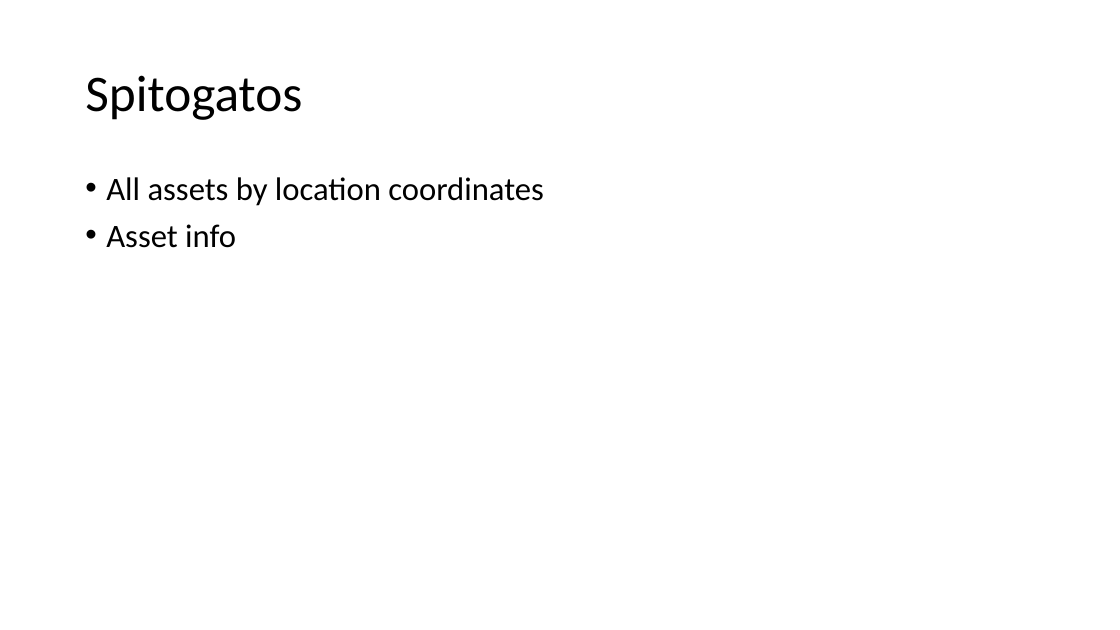
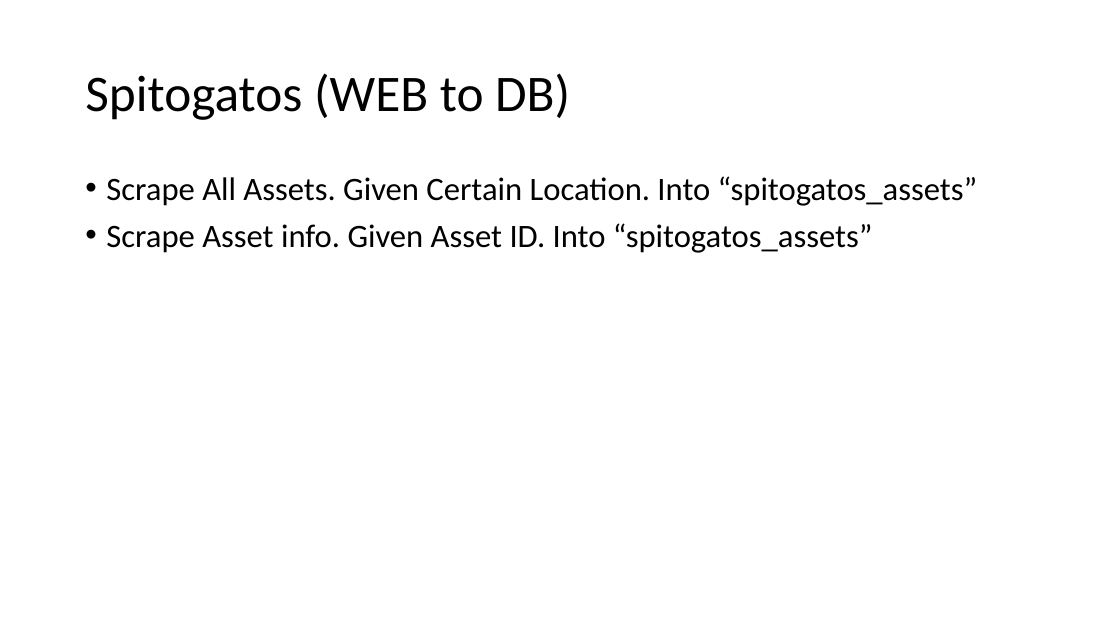
Before and after one commit to mifmif1/RealEstateAI, a slide deck: slide 6 of .byhand/structure.pptx (slide 4 before the commit). Drawn at 1120x630 pixels with LibreOffice and Linux fonts; fonts in the diff are those of the drawing. Boxes give left, top, right and bottom in pixels: in the first picture for what was removed or moved away, otherwise in the second. Text is boxed around its words. In the diff, an @@ line names an element or a change of style, - is before the commit and + after.

```diff
--- a/.byhand/structure.pptx
+++ b/.byhand/structure.pptx
@@ title at (x1=85, y1=73, x2=570, y2=120): text changed @@
-Spitogatos
+Spitogatos (WEB to DB)
@@ text at (x1=106, y1=176, x2=978, y2=253): text changed @@
-• All assets by location coordinates
-• Asset info
+• Scrape All Assets. Given Certain Location. Into “spitogatos_assets”
+• Scrape Asset info. Given Asset ID. Into “spitogatos_assets”
```
Also in this commit, not shown: 6 slides added, 3 slides removed, 3 other files.
